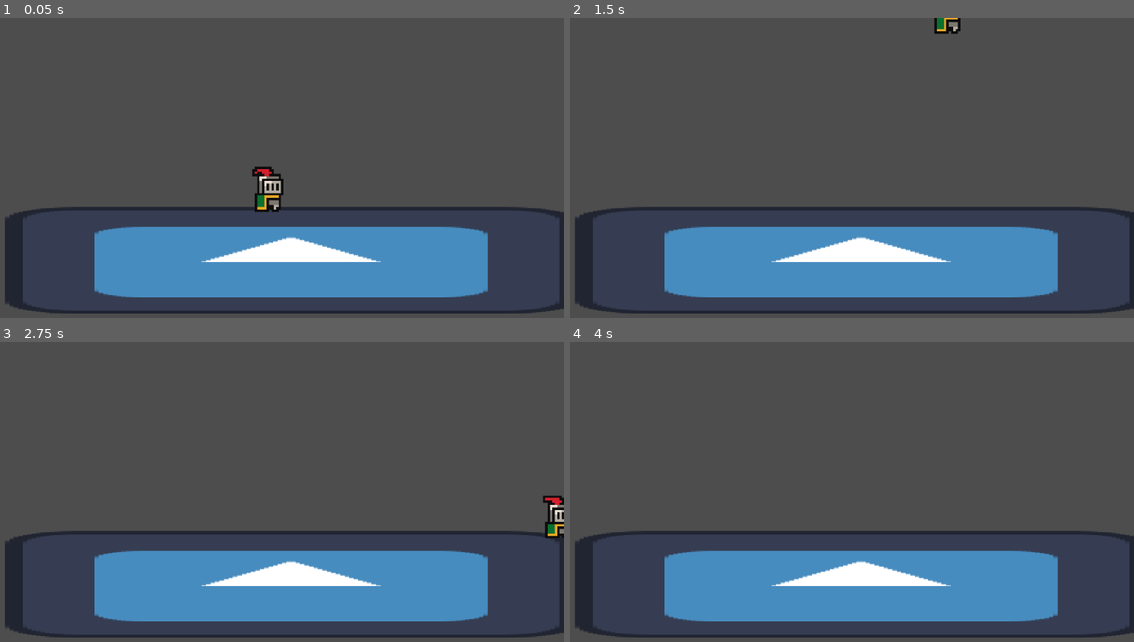
Above: before the commit, frames 1-4 (two rows, left to right).
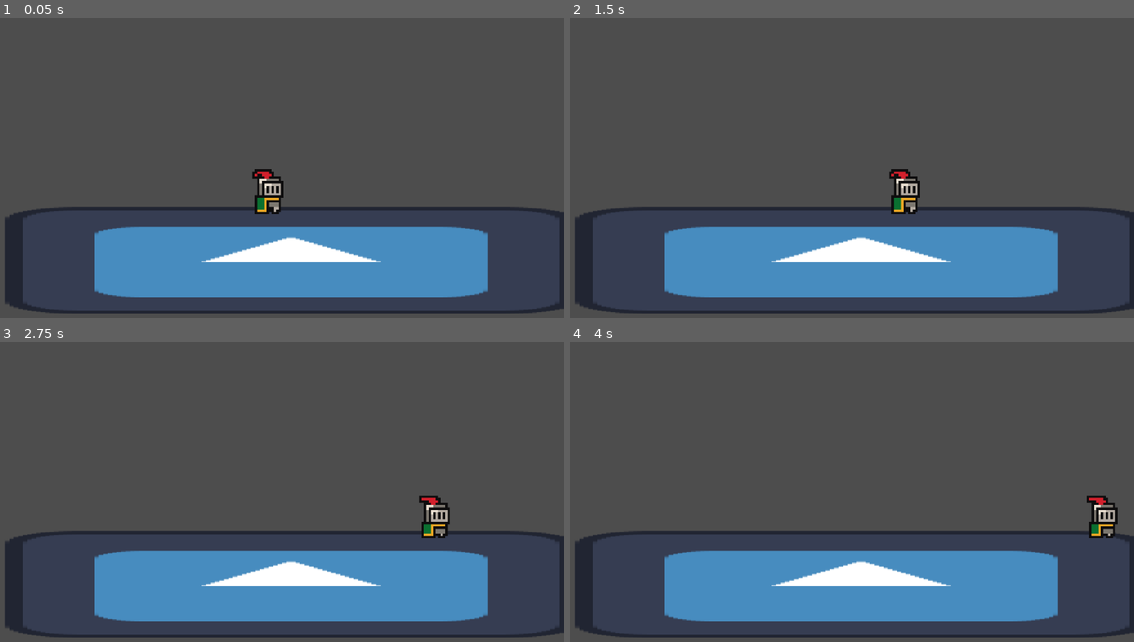
Above: after the commit, the same moments.

Repository: jible/Platform-fighter
Game: Godot game, scene res://scenes/test_scene.tscn
Two runs of this game, one before a commit and one after it. Both use one fixed random seed, a clock stepped at 60 frames per second and the inputs below. The project has no main scene, so this scene is started directly. The engine's default icon, where the game draws it, is replaced by a stand-in: a white triangle on a blue panel in a dark square.
Inputs:
- Up to frame 1 (0.05 s): no input
- Up to frame 2 (1.5 s): tap Enter at 0.5 s; hold D (move_right) from 0.53 s (still down); tap Space (jump) at 0.6, 0.77, 1.07 s; tap E (attack) at 1.35 s
- Up to frame 3 (2.75 s): tap Space (jump) at 1.52, 1.55, 1.82, 2.3 s; release D (move_right) at 2.03 s; hold A (move_left) from 2.03 s (still down); tap Shift (dash) at 2.1 s
- Up to frame 4 (4 s): release A (move_left) at 2.78 s; hold D (move_right) from 2.78 s (still down); tap Space (jump) at 2.85, 3.02, 3.32, 3.77, 3.8 s; tap E (attack) at 3.6 s

The runs differ from the first frame. In frame 1, 0.4% of the frame differs, in the area x 44-51%, y 49-66%; in frame 2, 0.9%; in frame 3, 1.1%, in the area x 74-100%, y 51-66%; in frame 4, 0.6%.

Commit message:
Combined Mobility manager and characterbody

Diff:
--- a/platform-fighter/characters/base_character.tscn
+++ b/platform-fighter/characters/base_character.tscn
@@ -1,8 +1,7 @@
-[gd_scene load_steps=21 format=3 uid="uid://e6cxo5jrheb1"]
+[gd_scene load_steps=20 format=3 uid="uid://e6cxo5jrheb1"]
 
 [ext_resource type="Script" uid="uid://d2chktcb8jb34" path="res://components/for_characters/base_character.gd" id="1_vnujj"]
 [ext_resource type="Script" uid="uid://b6mi77c7lmq4a" path="res://components/for_characters/physics_related/character_body.gd" id="2_a5pmx"]
-[ext_resource type="Script" uid="uid://dm0xti0j6gcur" path="res://components/for_characters/physics_related/mobility_manager.gd" id="3_2qyha"]
 [ext_resource type="Script" uid="uid://baystk6bdn1w1" path="res://components/for_characters/animation_related/sprite_manager.gd" id="3_o2sve"]
 [ext_resource type="Script" uid="uid://sukry204wfhf" path="res://components/for_characters/state_helpers/character_state_machine.gd" id="4_om1db"]
 [ext_resource type="Script" uid="uid://c1x241hfjd5yv" path="res://components/for_characters/default_states/idle.gd" id="5_bcibw"]
@@ -27,25 +26,15 @@
 scale = Vector2(15, 15)
 script = ExtResource("1_vnujj")
 
-[node name="CharacterBody" type="CharacterBody2D" parent="." node_paths=PackedStringArray("base_character", "state_machine", "mobility_manager", "sprite_manager", "health")]
+[node name="CharacterBody" type="CharacterBody2D" parent="." node_paths=PackedStringArray("base_character", "state_machine", "sprite_manager", "health")]
 script = ExtResource("2_a5pmx")
 base_character = NodePath("..")
 state_machine = NodePath("../SpriteManager/StateMachine")
-mobility_manager = NodePath("MobilityManager")
 sprite_manager = NodePath("../SpriteManager")
 health = NodePath("Health")
 
 [node name="CollisionShape2D" type="CollisionShape2D" parent="CharacterBody"]
 shape = SubResource("CircleShape2D_vnujj")
-
-[node name="MobilityManager" type="Node" parent="CharacterBody" node_paths=PackedStringArray("base_character", "character_body")]
-script = ExtResource("3_2qyha")
-base_character = NodePath("../..")
-character_body = NodePath("..")
-jump_vel = 2000
-max_horizontal_velocity = 910
-max_vertical_velocity = 1300
-metadata/_custom_type_script = "uid://dm0xti0j6gcur"
 
 [node name="BehaviorManager" type="Node" parent="CharacterBody" node_paths=PackedStringArray("base_character", "state_machine", "character_body")]
 script = ExtResource("8_a1fmy")
@@ -88,50 +77,45 @@
 base_character = NodePath("../..")
 metadata/_custom_type_script = "uid://sukry204wfhf"
 
-[node name="Idle" type="Node2D" parent="SpriteManager/StateMachine" node_paths=PackedStringArray("base_character", "state_machine", "character_body", "mobility_manager")]
+[node name="Idle" type="Node2D" parent="SpriteManager/StateMachine" node_paths=PackedStringArray("base_character", "state_machine", "character_body")]
 scale = Vector2(0.0666667, 0.0666667)
 script = ExtResource("5_bcibw")
 base_character = NodePath("../../..")
 state_machine = NodePath("..")
 character_body = NodePath("../../../CharacterBody")
-mobility_manager = NodePath("../../../CharacterBody/MobilityManager")
 metadata/_custom_type_script = "uid://cmitgdh8qbd2q"
 
-[node name="Jump" type="Node2D" parent="SpriteManager/StateMachine" node_paths=PackedStringArray("base_character", "state_machine", "character_body", "mobility_manager")]
+[node name="Jump" type="Node2D" parent="SpriteManager/StateMachine" node_paths=PackedStringArray("base_character", "state_machine", "character_body")]
 scale = Vector2(0.0666667, 0.0666667)
 script = ExtResource("7_om1db")
 base_character = NodePath("../../..")
 state_machine = NodePath("..")
 character_body = NodePath("../../../CharacterBody")
-mobility_manager = NodePath("../../../CharacterBody/MobilityManager")
 metadata/_custom_type_script = "uid://cmitgdh8qbd2q"
 
-[node name="Walk" type="Node2D" parent="SpriteManager/StateMachine" node_paths=PackedStringArray("base_character", "state_machine", "character_body", "mobility_manager")]
+[node name="Walk" type="Node2D" parent="SpriteManager/StateMachine" node_paths=PackedStringArray("base_character", "state_machine", "character_body")]
 scale = Vector2(0.0666667, 0.0666667)
 script = ExtResource("6_bcibw")
 base_character = NodePath("../../..")
 state_machine = NodePath("..")
 character_body = NodePath("../../../CharacterBody")
-mobility_manager = NodePath("../../../CharacterBody/MobilityManager")
 metadata/_custom_type_script = "uid://cmitgdh8qbd2q"
 
-[node name="Dash" type="Node2D" parent="SpriteManager/StateMachine" node_paths=PackedStringArray("base_character", "state_machine", "character_body", "mobility_manager")]
+[node name="Dash" type="Node2D" parent="SpriteManager/StateMachine" node_paths=PackedStringArray("base_character", "state_machine", "character_body")]
 scale = Vector2(0.0666667, 0.0666667)
 script = ExtResource("10_dko73")
 base_character = NodePath("../../..")
 state_machine = NodePath("..")
 character_body = NodePath("../../../CharacterBody")
-mobility_manager = NodePath("../../../CharacterBody/MobilityManager")
 state_type = 1
 metadata/_custom_type_script = "uid://cmitgdh8qbd2q"
 
-[node name="Aerial" type="Node2D" parent="SpriteManager/StateMachine" node_paths=PackedStringArray("base_character", "state_machine", "character_body", "mobility_manager")]
+[node name="Aerial" type="Node2D" parent="SpriteManager/StateMachine" node_paths=PackedStringArray("base_character", "state_machine", "character_body")]
 scale = Vector2(0.0666667, 0.0666667)
 script = ExtResource("8_ebb2h")
 base_character = NodePath("../../..")
 state_machine = NodePath("..")
 character_body = NodePath("../../../CharacterBody")
-mobility_manager = NodePath("../../../CharacterBody/MobilityManager")
 metadata/_custom_type_script = "uid://cmitgdh8qbd2q"
 
 [node name="AnimationPlayer" type="AnimationPlayer" parent="."]
@@ -147,21 +131,20 @@
 sprite_manager = NodePath("../../SpriteManager")
 animation_player = NodePath("../../AnimationPlayer")
 
-[node name="ReferenceServer" type="Node" parent="Tools" node_paths=PackedStringArray("base_character", "character_body", "mobility_manager", "state_machine", "behavior_manager", "health", "sprite_manager", "animation_player")]
+[node name="ReferenceServer" type="Node" parent="Tools" node_paths=PackedStringArray("base_character", "character_body", "state_machine", "behavior_manager", "health", "sprite_manager", "animation_player")]
 script = ExtResource("18_hcpvk")
 base_character = NodePath("../..")
 character_body = NodePath("../../CharacterBody")
-mobility_manager = NodePath("../../CharacterBody/MobilityManager")
 state_machine = NodePath("../../SpriteManager/StateMachine")
 behavior_manager = NodePath("../../CharacterBody/BehaviorManager")
 health = NodePath("../../CharacterBody/Health")
 sprite_manager = NodePath("../../SpriteManager")
 animation_player = NodePath("../../AnimationPlayer")
 
-[connection signal="landed" from="CharacterBody" to="CharacterBody/MobilityManager" method="_on_base_player_landed"]
+[connection signal="landed" from="CharacterBody" to="CharacterBody" method="_on_landed"]
 [connection signal="landed" from="CharacterBody" to="CharacterBody/BehaviorManager/LandBehavior" method="_on_base_player_landed"]
 [connection signal="lock_level_changed" from="CharacterBody" to="CharacterBody/BehaviorManager" method="_on_base_player_lock_level_changed"]
-[connection signal="state_changed" from="SpriteManager/StateMachine" to="CharacterBody/MobilityManager" method="_on_state_machine_state_changed"]
+[connection signal="state_changed" from="SpriteManager/StateMachine" to="CharacterBody" method="_on_state_machine_state_changed"]
 [connection signal="state_changed" from="SpriteManager/StateMachine" to="CharacterBody/BehaviorManager" method="_on_state_machine_state_changed"]
 [connection signal="state_changed" from="SpriteManager/StateMachine" to="AnimationPlayer" method="_on_state_machine_state_changed"]
 [connection signal="animation_finished" from="AnimationPlayer" to="SpriteManager/StateMachine" method="_on_animation_player_animation_finished"]
--- a/platform-fighter/characters/test_character/test_character.tscn
+++ b/platform-fighter/characters/test_character/test_character.tscn
@@ -118,65 +118,6 @@
 "transitions": PackedFloat32Array(1, 1, 1, 1),
 "update": 1,
 "values": [0, 1, 2, 3]
-}
-
-[sub_resource type="Animation" id="Animation_qsrvy"]
-length = 0.001
-
-[sub_resource type="Animation" id="Animation_6d3jd"]
-length = 2.0
-loop_mode = 1
-tracks/0/type = "value"
-tracks/0/imported = false
-tracks/0/enabled = true
-tracks/0/path = NodePath("SpriteManager:animation")
-tracks/0/interp = 0
-tracks/0/loop_wrap = true
-tracks/0/keys = {
-"times": PackedFloat32Array(0),
-"transitions": PackedFloat32Array(1),
-"update": 1,
-"values": ["Walk"]
-}
-tracks/1/type = "value"
-tracks/1/imported = false
-tracks/1/enabled = true
-tracks/1/path = NodePath("SpriteManager:frame")
-tracks/1/interp = 0
-tracks/1/loop_wrap = false
-tracks/1/keys = {
-"times": PackedFloat32Array(0, 0.125, 0.25, 0.375, 0.5, 0.625, 0.75, 0.875, 1, 1.125, 1.25, 1.375, 1.5, 1.625, 1.75, 1.875),
-"transitions": PackedFloat32Array(1, 1, 1, 1, 1, 1, 1, 1, 1, 1, 1, 1, 1, 1, 1, 1),
-"update": 1,
-"values": [0, 1, 2, 3, 4, 5, 6, 7, 8, 9, 10, 11, 12, 13, 14, 15]
-}
-
-[sub_resource type="Animation" id="Animation_ktjrq"]
-length = 0.001
-loop_mode = 1
-tracks/0/type = "value"
-tracks/0/imported = false
-tracks/0/enabled = true
-tracks/0/path = NodePath("SpriteManager:animation")
-tracks/0/interp = 0
-tracks/0/loop_wrap = true
-tracks/0/keys = {
-"times": PackedFloat32Array(0),
-"transitions": PackedFloat32Array(1),
-"update": 1,
-"values": ["new_animation"]
-}
-tracks/1/type = "value"
-tracks/1/imported = false
-tracks/1/enabled = true
-tracks/1/path = NodePath("SpriteManager:frame")
-tracks/1/interp = 0
-tracks/1/loop_wrap = false
-tracks/1/keys = {
-"times": PackedFloat32Array(),
-"transitions": PackedFloat32Array(),
-"update": 1,
-"values": []
 }
 
 [sub_resource type="Animation" id="Animation_d86wp"]
@@ -221,6 +162,65 @@
 "transitions": PackedFloat32Array(1, 1, 1, 1, 1, 1, 1),
 "update": 1,
 "values": [0, 1, 2, 3, 4, 5, 6]
+}
+
+[sub_resource type="Animation" id="Animation_qsrvy"]
+length = 0.001
+
+[sub_resource type="Animation" id="Animation_6d3jd"]
+length = 2.0
+loop_mode = 1
+tracks/0/type = "value"
+tracks/0/imported = false
+tracks/0/enabled = true
+tracks/0/path = NodePath("SpriteManager:animation")
+tracks/0/interp = 0
+tracks/0/loop_wrap = true
+tracks/0/keys = {
+"times": PackedFloat32Array(0),
+"transitions": PackedFloat32Array(1),
+"update": 1,
+"values": ["Walk"]
+}
+tracks/1/type = "value"
+tracks/1/imported = false
+tracks/1/enabled = true
+tracks/1/path = NodePath("SpriteManager:frame")
+tracks/1/interp = 0
+tracks/1/loop_wrap = false
+tracks/1/keys = {
+"times": PackedFloat32Array(0, 0.125, 0.25, 0.375, 0.5, 0.625, 0.75, 0.875, 1, 1.125, 1.25, 1.375, 1.5, 1.625, 1.75, 1.875),
+"transitions": PackedFloat32Array(1, 1, 1, 1, 1, 1, 1, 1, 1, 1, 1, 1, 1, 1, 1, 1),
+"update": 1,
+"values": [0, 1, 2, 3, 4, 5, 6, 7, 8, 9, 10, 11, 12, 13, 14, 15]
+}
+
+[sub_resource type="Animation" id="Animation_ktjrq"]
+length = 0.001
+loop_mode = 1
+tracks/0/type = "value"
+tracks/0/imported = false
+tracks/0/enabled = true
+tracks/0/path = NodePath("SpriteManager:animation")
+tracks/0/interp = 0
+tracks/0/loop_wrap = true
+tracks/0/keys = {
+"times": PackedFloat32Array(0),
+"transitions": PackedFloat32Array(1),
+"update": 1,
+"values": ["new_animation"]
+}
+tracks/1/type = "value"
+tracks/1/imported = false
+tracks/1/enabled = true
+tracks/1/path = NodePath("SpriteManager:frame")
+tracks/1/interp = 0
+tracks/1/loop_wrap = false
+tracks/1/keys = {
+"times": PackedFloat32Array(),
+"transitions": PackedFloat32Array(),
+"update": 1,
+"values": []
 }
 
 [sub_resource type="AnimationLibrary" id="AnimationLibrary_qsrvy"]
@@ -254,12 +254,11 @@
 sprite_frames = ExtResource("2_764ya")
 animation = &"Punch"
 
-[node name="Punch" type="Node2D" parent="BaseCharacter/SpriteManager/StateMachine" index="5" node_paths=PackedStringArray("base_character", "state_machine", "character_body", "mobility_manager")]
+[node name="Punch" type="Node2D" parent="BaseCharacter/SpriteManager/StateMachine" index="5" node_paths=PackedStringArray("base_character", "state_machine", "character_body")]
 script = ExtResource("3_8xi0h")
 base_character = NodePath("../../..")
 state_machine = NodePath("..")
 character_body = NodePath("../../../CharacterBody")
-mobility_manager = NodePath("../../../CharacterBody/MobilityManager")
 state_type = 2
 metadata/_custom_type_script = "uid://cmitgdh8qbd2q"
 
--- a/platform-fighter/components/for_characters/default_states/jump.gd
+++ b/platform-fighter/components/for_characters/default_states/jump.gd
@@ -3,6 +3,6 @@
 
 
 func enter_state():
-	mobility_manager.jump()
+	character_body.jump()
 	#TODO Change this to happen at the end of anim
 	state_machine.change_state("Aerial")
--- a/platform-fighter/components/for_characters/physics_related/character_body.gd
+++ b/platform-fighter/components/for_characters/physics_related/character_body.gd
@@ -1,3 +1,4 @@
+class_name SpecializedCharacterBody
 extends CharacterBody2D
 
 var prev_grounded: bool = false
@@ -5,7 +6,6 @@
 
 @export var base_character : BaseCharacter
 @export var state_machine: CharacterStateMachine
-@export var mobility_manager: MobilityManager
 @export var sprite_manager: SpriteManager
 @export var health: Health
 
@@ -14,15 +14,148 @@
 signal landed
 signal lock_level_changed
 
-func _physics_process(_delta):
+enum state_types {
+	STANDARD,
+	NO_PROCESS,
+	PHYSICS_ONLY
+}
+
+var state_processes: Dictionary = {
+	state_types.STANDARD: [
+		Callable(standard_movement_process),
+		Callable(standard_gravity_process),
+		Callable(standard_drag_process),
+	],
+	state_types.NO_PROCESS: [],
+	state_types.PHYSICS_ONLY: [
+		Callable(standard_gravity_process),
+		Callable(standard_drag_process),
+	]
+}
+
+var current_state_type: state_types = state_types.NO_PROCESS
+var input_dir: float = 0
+@export var jump_vel = 800
+@export var jump_horizontal_impulse = 5000
+@export var grounded_acceleration = 1500
+@export var aeriel_acceleration = 900
+@export var gravity_force = 4500
+
+# fraction of velocity removed each second
+@export var grounded_drag = 20
+@export var aeriel_drag = 2
+@export var max_horizontal_velocity = 500
+@export var max_vertical_velocity = 800
+@export var velocity_threshold = .5
+
+@export var max_ariel_jumps = 2
+var used_ariel_jumps = 0
+@onready var max_velocity_vector = Vector2(max_horizontal_velocity, max_vertical_velocity)
+
+
+func _physics_process(delta):# State Decides the movement processes that occur each frame
+	# The default movement process is:
+	# Normal movmenet process
+	input_dir = Input.get_action_strength("move_right") - Input.get_action_strength("move_left")
+
+	for process in state_processes[current_state_type]:
+		process.call(delta)
 	move_and_slide()
+
 	grounded = is_on_floor()
 	if !prev_grounded and grounded:
 		emit_signal("landed")
 		grounded = true
 
 
+func standard_movement_process(delta):
+	var acceleration = grounded_acceleration if is_on_floor() else aeriel_acceleration
+	# If the player attempts to accelerate in the direction they are already traveling
+	if sign(input_dir) == sign(velocity.x):
+		# If they are below the max velocity, increase the velocity and cap it.
+		if abs(velocity.x) < max_horizontal_velocity:
+			velocity.x += acceleration * input_dir * delta
+			velocity.x = clamp(velocity.x, -max_horizontal_velocity, max_horizontal_velocity)
+	else:
+		# If they are trying to turn around, give them a kick
+		velocity.x += acceleration * input_dir * delta * 5
+
+func standard_drag_process(delta):
+	# If there is no input, apply drag
+	if input_dir == 0 or abs(velocity.x) > max_horizontal_velocity:
+		var drag = grounded_drag if is_on_floor() else aeriel_drag
+		velocity.x -= velocity.x * delta * drag
+		if abs(velocity.x) < velocity_threshold:
+			velocity.x = 0
+
+func standard_gravity_process(delta):
+	if grounded:
+		velocity.y = 0
+		return
+	velocity.y += gravity_force * delta
+	if velocity.y > max_vertical_velocity:
+		velocity.y = max_vertical_velocity
+
+func can_jump() ->bool:
+	return is_on_floor() or used_ariel_jumps < max_ariel_jumps
+
+func jump():
+	if is_on_floor():
+		velocity.y = -jump_vel
+	elif used_ariel_jumps < max_ariel_jumps:
+		velocity.y = -jump_vel
+		used_ariel_jumps += 1
+		add_capped_velocity_impulse(Vector2(jump_horizontal_impulse * sign(input_dir), 0) )
+	else:
+		return
+
+
+
+
+
+func _on_player_landed():
+	used_ariel_jumps = 0
+
+func _on_state_machine_state_changed(new_state_node):
+	current_state_type = new_state_node.state_type
+
+func add_capped_velocity_impulse(impulse_vector: Vector2):
+	# For each axis
+	for axis in ["x", "y"]:
+		if impulse_vector[axis] == 0: continue
+		var added_x_velocities = velocity[axis] + impulse_vector[axis]
+		# If velociy is added in the same direction:
+		if sign(impulse_vector[axis]) == sign(velocity[axis]):
+			# If starting velocity is within max velocity range:
+			if abs(velocity[axis]) < max_velocity_vector[axis]:
+				# Add velocity and cap it
+				velocity[axis] = clamp(added_x_velocities, -max_velocity_vector[axis], max_velocity_vector[axis])
+			# Don't add velocity if it already exceeds max
+		else:
+			# If adding the velocity results in same velocity direction
+			# (despite adding magintude in another direction), add it.
+			if sign(added_x_velocities) == sign(velocity[axis]):
+				velocity[axis] = added_x_velocities
+			# If adding the velocity changes the direction, add it and clamp it.
+			else:
+				velocity[axis] = clamp(added_x_velocities, -max_horizontal_velocity, max_horizontal_velocity)
+
+func add_uncapped_velocity(velocity_impulse):
+	velocity += velocity_impulse
+
+func set_capped_velocity_on_axis(new_velocity, axis):
+	velocity[axis] = clamp(new_velocity,-max_velocity_vector[axis],max_velocity_vector[axis])
+
+func set_uncapped_velocity(new_velocity):
+	velocity = new_velocity
+
+
+
 func set_lock_level(new_lock_level: CharacterState.LockLevel):
 	if lock_level != new_lock_level:
 		lock_level = new_lock_level
 		emit_signal("lock_level_changed", lock_level)
+
+
+func _on_landed():
+	pass # Replace with function body.
--- a/platform-fighter/components/for_characters/physics_related/mobility_manager.gd
+++ /dev/null
@@ -1,131 +0,0 @@
-extends Node
-class_name MobilityManager
-
-
-@export var base_character: BaseCharacter
-@export var character_body: CharacterBody2D
-
-enum state_types {
-	STANDARD,
-	NO_PROCESS,
-	PHYSICS_ONLY
-}
-
-var state_processes: Dictionary = {
-	state_types.STANDARD: [
-		Callable(standard_movement_process),
-		Callable(standard_gravity_process),
-		Callable(standard_drag_process),
-	],
-	state_types.NO_PROCESS: [],
-	state_types.PHYSICS_ONLY: [
-		Callable(standard_gravity_process),
-		Callable(standard_drag_process),
-	]
-}
-
-var current_state_type: state_types = state_types.NO_PROCESS
-var input_dir: float = 0
-@export var jump_vel = 800
-@export var jump_horizontal_impulse = 5000
-@export var grounded_acceleration = 1500
-@export var aeriel_acceleration = 900
-@export var gravity_force = 4500
-
-# fraction of velocity removed each second
-@export var grounded_drag = 20
-@export var aeriel_drag = 2
-@export var max_horizontal_velocity = 500
-@export var max_vertical_velocity = 800
-@export var velocity_threshold = .5
-
-@export var max_ariel_jumps = 2
-var used_ariel_jumps = 0
-# converts max_velocities to a vector so later functions can itterate through axis.
-@onready var max_velocity_vector = Vector2(max_horizontal_velocity, max_vertical_velocity)
-
-func _physics_process(delta):
-	# State Decides the movement processes that occur each frame
-	# The default movement process is:
-	# Normal movmenet process
-	input_dir = Input.get_action_strength("move_right") - Input.get_action_strength("move_left")
-	for process in state_processes[current_state_type]:
-		process.call(delta)
-
-func standard_movement_process(delta):
-	var acceleration = grounded_acceleration if character_body.is_on_floor() else aeriel_acceleration
-	# If the player attempts to accelerate in the direction they are already traveling
-	if sign(input_dir) == sign(character_body.velocity.x):
-		# If they are below the max velocity, increase the velocity and cap it.
-		if abs(character_body.velocity.x) < max_horizontal_velocity:
-			character_body.velocity.x += acceleration * input_dir * delta
-			character_body.velocity.x = clamp(character_body.velocity.x, -max_horizontal_velocity, max_horizontal_velocity)
-	else:
-		# If they are trying to turn around, give them a kick
-		character_body.velocity.x += acceleration * input_dir * delta * 5
-
-func standard_drag_process(delta):
-	# If there is no input, apply drag
-	if input_dir == 0 or abs(character_body.velocity.x) > max_horizontal_velocity:
-		var drag = grounded_drag if character_body.is_on_floor() else aeriel_drag
-		character_body.velocity.x -= character_body.velocity.x * delta * drag
-		if abs(character_body.velocity.x) < velocity_threshold:
-			character_body.velocity.x = 0
-
-func standard_gravity_process(delta):
-	if character_body.grounded:
-		character_body.velocity.y = 0
-		return
-	character_body.velocity.y += gravity_force * delta
-	if character_body.velocity.y > max_vertical_velocity:
-		character_body.velocity.y = max_vertical_velocity
-
-func can_jump() ->bool:
-	return character_body.is_on_floor() or used_ariel_jumps < max_ariel_jumps
-
-func jump():
-	if character_body.is_on_floor():
-		character_body.velocity.y = -jump_vel
-	elif used_ariel_jumps < max_ariel_jumps:
-		character_body.velocity.y = -jump_vel
-		used_ariel_jumps += 1
-		add_capped_velocity_impulse(Vector2(jump_horizontal_impulse * sign(input_dir), 0) )
-	else:
-		return
-
-
-func _on_base_player_landed():
-	used_ariel_jumps = 0
-
-func _on_state_machine_state_changed(new_state_node):
-	current_state_type = new_state_node.state_type
-
-func add_capped_velocity_impulse(impulse_vector: Vector2):
-	# For each axis
-	for axis in ["x", "y"]:
-		if impulse_vector[axis] == 0: continue
-		var added_x_velocities = character_body.velocity[axis] + impulse_vector[axis]
-		# If velociy is added in the same direction:
-		if sign(impulse_vector[axis]) == sign(character_body.velocity[axis]):
-			# If starting velocity is within max velocity range:
-			if abs(character_body.velocity[axis]) < max_velocity_vector[axis]:
-				# Add velocity and cap it
-				character_body.velocity[axis] = clamp(added_x_velocities, -max_velocity_vector[axis], max_velocity_vector[axis])
-			# Don't add velocity if it already exceeds max
-		else:
-			# If adding the velocity results in same velocity direction
-			# (despite adding magintude in another direction), add it.
-			if sign(added_x_velocities) == sign(character_body.velocity[axis]):
-				character_body.velocity[axis] = added_x_velocities
-			# If adding the velocity changes the direction, add it and clamp it.
-			else:
-				character_body.velocity[axis] = clamp(added_x_velocities, -max_horizontal_velocity, max_horizontal_velocity)
-
-func add_uncapped_velocity(velocity_impulse):
-	character_body.velocity += velocity_impulse
-
-func set_capped_velocity_on_axis(new_velocity, axis):
-	character_body.velocity[axis] = clamp(new_velocity,-max_velocity_vector[axis],max_velocity_vector[axis])
-
-func set_uncapped_velocity(new_velocity):
-	character_body.velocity = new_velocity
--- a/platform-fighter/components/for_characters/reference_server.gd
+++ b/platform-fighter/components/for_characters/reference_server.gd
@@ -12,7 +12,6 @@
 
 @export var base_character:BaseCharacter
 @export var character_body:CharacterBody2D
-@export var mobility_manager:MobilityManager
 @export var state_machine: CharacterStateMachine
 @export var behavior_manager: CharacterBehaviorManager
 @export var health: Health
--- a/platform-fighter/components/for_characters/state_helpers/character_state.gd
+++ b/platform-fighter/components/for_characters/state_helpers/character_state.gd
@@ -13,9 +13,8 @@
 @export var base_character: BaseCharacter
 @export var state_machine: CharacterStateMachine
 @export var character_body:CharacterBody2D
-@export var mobility_manager: MobilityManager
 
-@export var state_type:MobilityManager.state_types = MobilityManager.state_types.STANDARD
+@export var state_type:SpecializedCharacterBody.state_types = SpecializedCharacterBody.state_types.STANDARD
 
 
 
